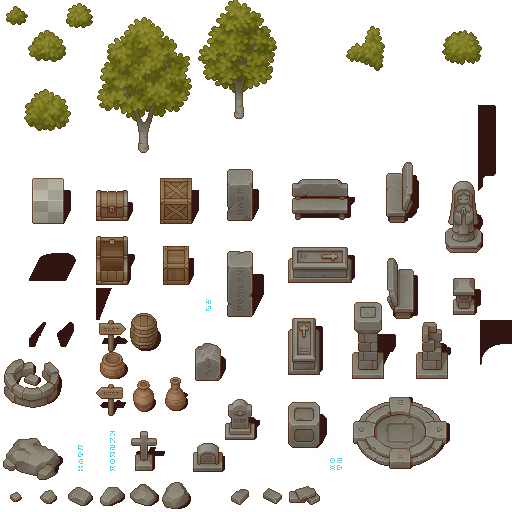
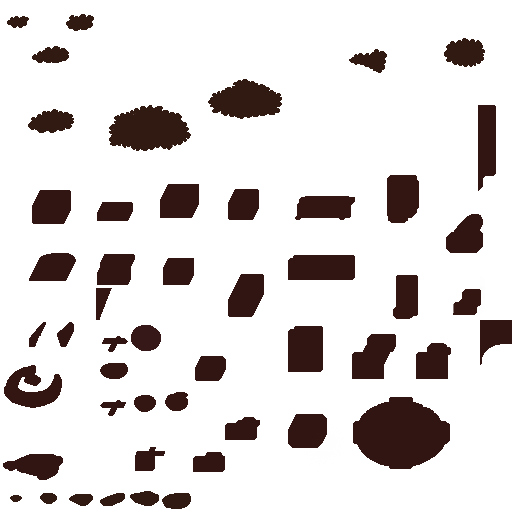
Two versions of the same layered image (512×512). Layer-by-layer changes:
hid group "Group 2" (2 layers) over (x1=3, y1=0, x2=491, y2=509)
painted on "TX Plant.png" over (x1=3, y1=0, x2=491, y2=509)
painted on "TX Props.png" over (x1=3, y1=0, x2=491, y2=509)
added group "Group 3" with 2 layers above "Background" over (x1=3, y1=0, x2=491, y2=509)
showed "TX Shadow Plant.png", moved it into group "Group 3", painted on it over (x1=3, y1=0, x2=491, y2=509)
moved "TX Shadow.png" into group "Group 3", painted on it over (x1=3, y1=0, x2=491, y2=509)
